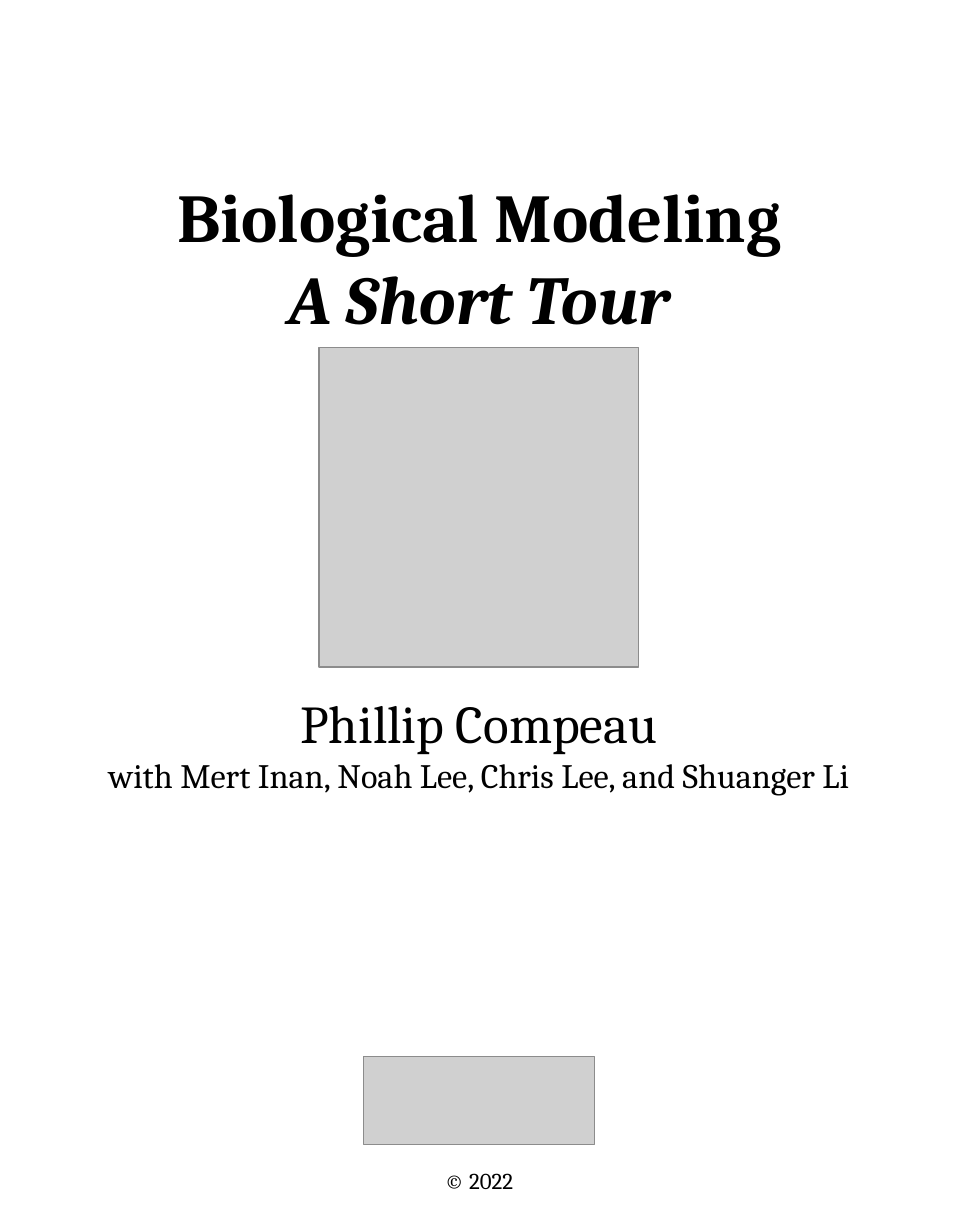
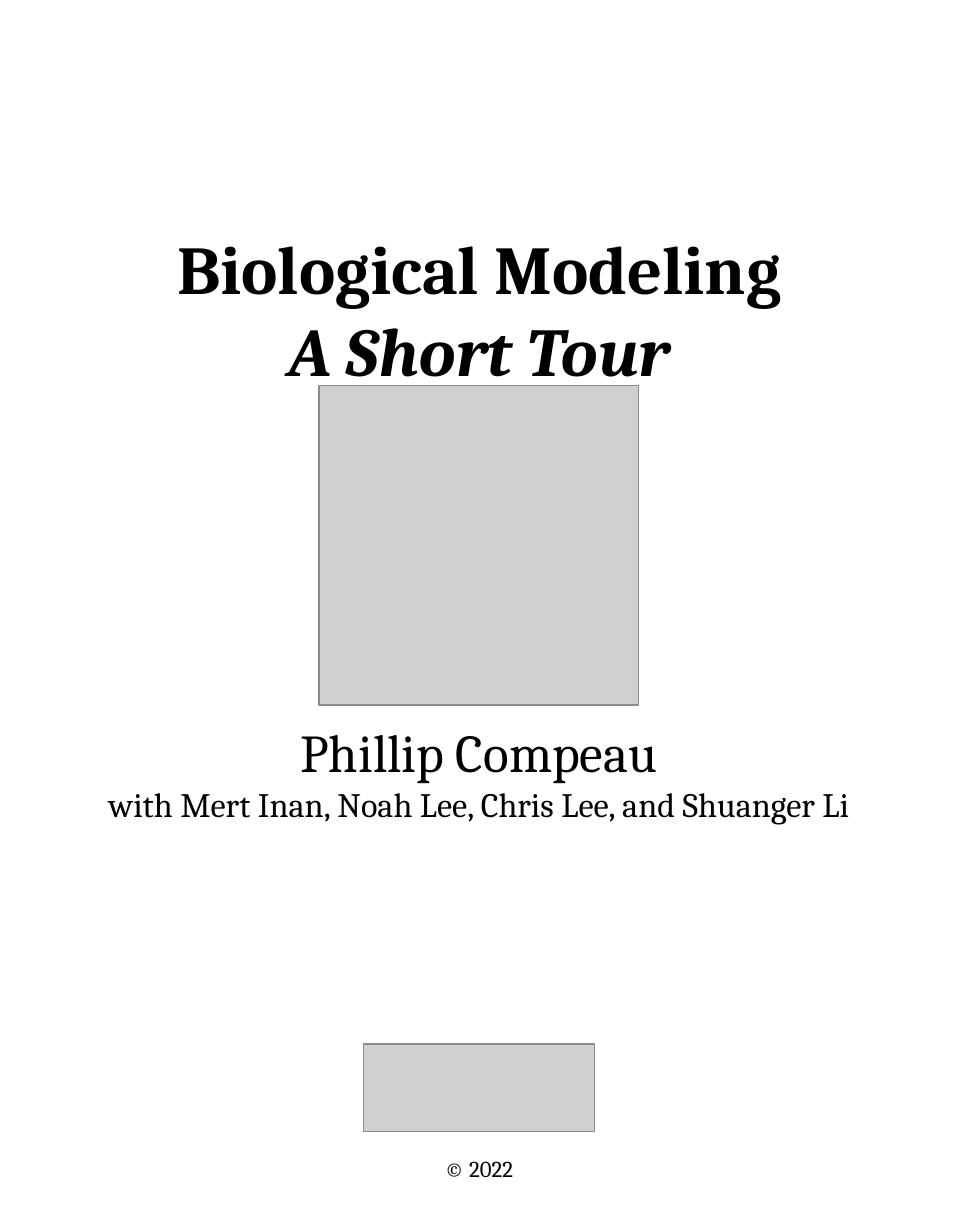
Before and after one commit to Multiscale-Biological-Modeling-Course/Multiscale-Biological-Modeling-Course.github.io, a slide deck: slide 1 of figures/cover_page.pptx. Drawn at 958x1232 pixels with LibreOffice and Linux fonts; fonts in the diff are those of the drawing; grey boxes stand for pictures. Boxes give left, top, right and bottom in pixels: in the first picture for what was removed or moved away, otherwise in the second. Text is boxed around its words. In the diff, an @@ line names an element or a change of style, - is before the commit and + after.

```diff
--- a/figures/cover_page.pptx
+++ b/figures/cover_page.pptx
@@ text "Biological Modeling A Short Tour" rewrapped from [177,194,781,325] to [177,246,781,392] @@
@@ picture: place and size @@
-picture at [319,348,638,666]
+picture at [319,386,638,705]
@@ text "Phillip Compeau": place and size @@
-text "Phillip Compeau" at [109,706,849,796]
+text "Phillip Compeau" at [109,735,849,825]
@@ picture: place and size @@
-picture at [363,1057,594,1144]
+picture at [363,1044,594,1132]
@@ text "© 2022": place and size @@
-text "© 2022" at [469,1173,513,1189]
+text "© 2022" at [469,1161,513,1177]
```
Also in this commit, not shown: 1 other slide changed, 7 other files.
